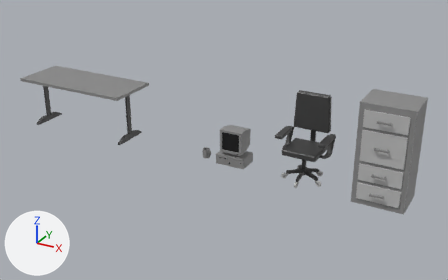
What one commit did to the Blender file Documentacao/Cenario/Marcelo/objetos_marcelo.blend.
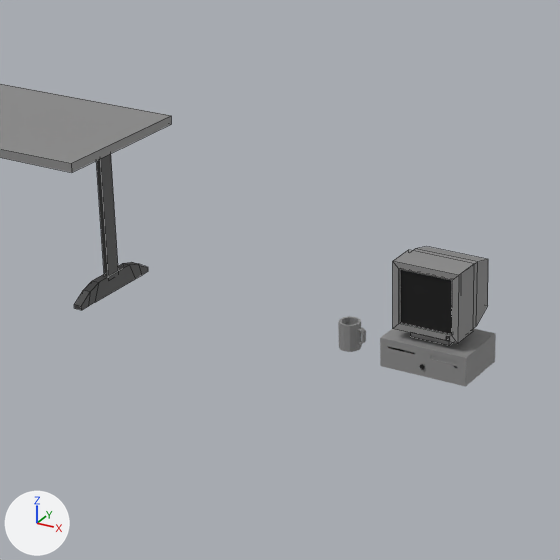
Old and new are each drawn whole from a camera (50 mm lens) standing at (4.51, -6.65, 3.64) and looking at (0.83, 0.03, 0.29) and again close up on the part from 21% to 61% of the width and 16% to 80% of the height. Arrows for +X, +Y and +Z are at lower left; the lights stay in place. The close-ups show mesh edges as thin lines.

Before the edit, the objects in view are built like this:
```python
me_cube_007 = bpy.data.meshes.new('Cube.007')
me_cube_007.from_pydata(...)  # 56 vertices, 42 faces; spans x -0.461..0.46, y -0.286..0.347, z 0.02..0.319
me_cube_007.materials.append(mat_material_013)  # picture img_color_map_png
me_cube_009 = bpy.data.meshes.new('Cube.009')
me_cube_009.from_pydata(...)  # 52 vertices, 39 faces; spans x -0.354..0.346, y -0.231..0.428, z 0.006..0.801
me_cube_009.materials.append(mat_material_005)  # picture img_color_map_png
me_cube_018 = bpy.data.meshes.new('Cube.018')
me_cube_018.from_pydata(...)  # 160 vertices, 150 faces; spans x -0.2..0.298, y -0.2..0.2, z -0.007..0.493
me_cube_018.materials.append(mat_material_005)  # picture img_color_map_png
ob_caneca = bpy.data.objects.new('Caneca', me_cube_018)
ob_caneca.location = (0.572, 0.0, 0.0)
ob_caneca.scale = (0.25, 0.25, 0.25)
ob_monitorantigo = bpy.data.objects.new('MonitorAntigo', me_cube_009)
ob_monitorantigo.location = (1.0, 0.0, 0.141)
ob_monitorantigo.scale = (0.446, 0.446, 0.446)
ob_pcantigo = bpy.data.objects.new('PcAntigo', me_cube_007)
ob_pcantigo.location = (1.0, 0.0, 0.0)
ob_pcantigo.scale = (0.446, 0.446, 0.446)
# also in view: 'Mesa' at (-1.5, 0.0, 0.38)
```
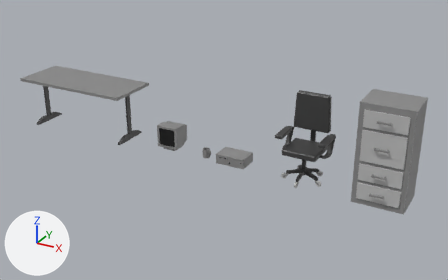
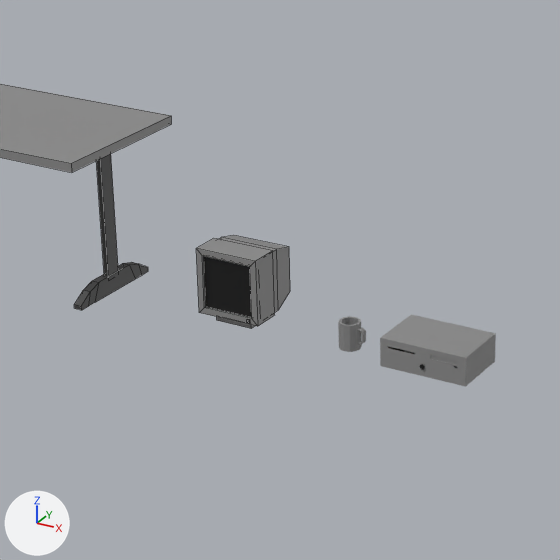
Boxes (x1, y1, x2, y2) around the edits, measured in the close-ups (560 x 560 px):
'MonitorAntigo', moved: before (393, 247, 488, 346); after (196, 235, 290, 328)

What the commit changed:
Object 'MonitorAntigo' (ob_monitorantigo) moves from (1.0, 0.0, 0.141) to (0.0, 0.0, 0.0).
